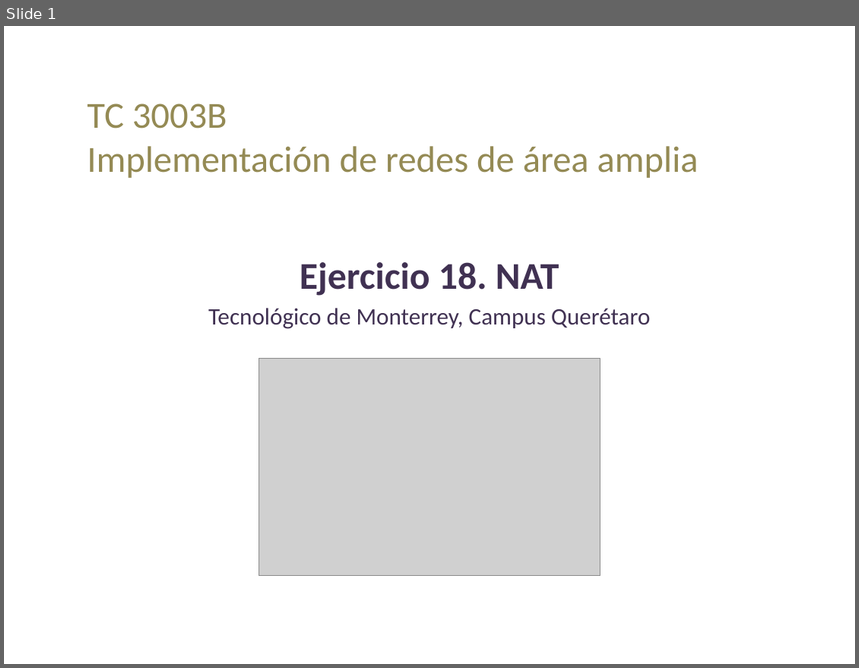
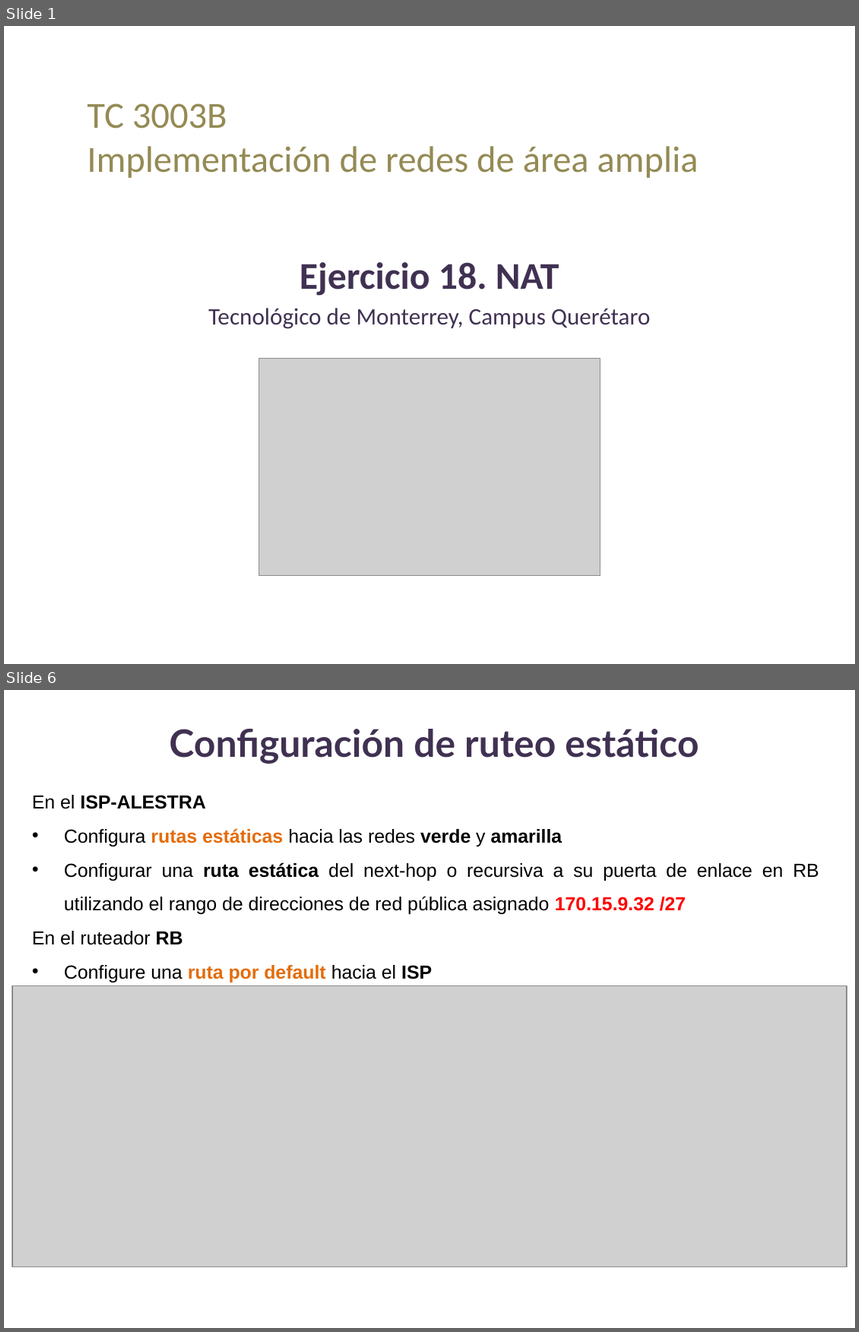
Before and after one commit to lizetheP/WAN, a slide deck: Calendario2024/Ejercicios/E18_NAT/Ejercicio18.pptx. Shown one above the other, each under a label of ours: slide 1 before the commit, slides 1 and 6 after it; the slides between them are not shown. The pictures are 859x668 and 859x1332 pixels, drawn with LibreOffice and Linux fonts; fonts in the diff are those of the drawing; grey boxes stand for pictures. Boxes give left, top, right and bottom in pixels: in the first picture for what was removed or moved away, otherwise in the second. Text is boxed around its words. In the diff, an @@ line names an element or a change of style, - is before the commit and + after.

```diff
--- a/Calendario2024/Ejercicios/E18_NAT/Ejercicio18.pptx
+++ b/Calendario2024/Ejercicios/E18_NAT/Ejercicio18.pptx
@@ slide 6 added at (4,690,855,1328), background #FFFFFF @@
@@ text added at (169,729,699,764), 32 pt, text #403152, bold @@
+Configuración de ruteo estático
@@ text added at (32,795,819,983), 16 pt, text #000000 @@
+En el ISP-ALESTRA
+• Configura rutas estáticas hacia las redes verde y amarilla
+• Configurar una ruta estática del next-hop o recursiva a su puerta de enlace en RB utilizando el rango de direcciones de red pública asignado 170.15.9.32 /27
+  En el ruteador RB
+  • Configure una ruta por default hacia el ISP
@@ picture added at (12,986,847,1267) @@
```
Also in this commit, not shown: 5 slides changed, 3 other slides added, 2 slides removed, 51 other files.
